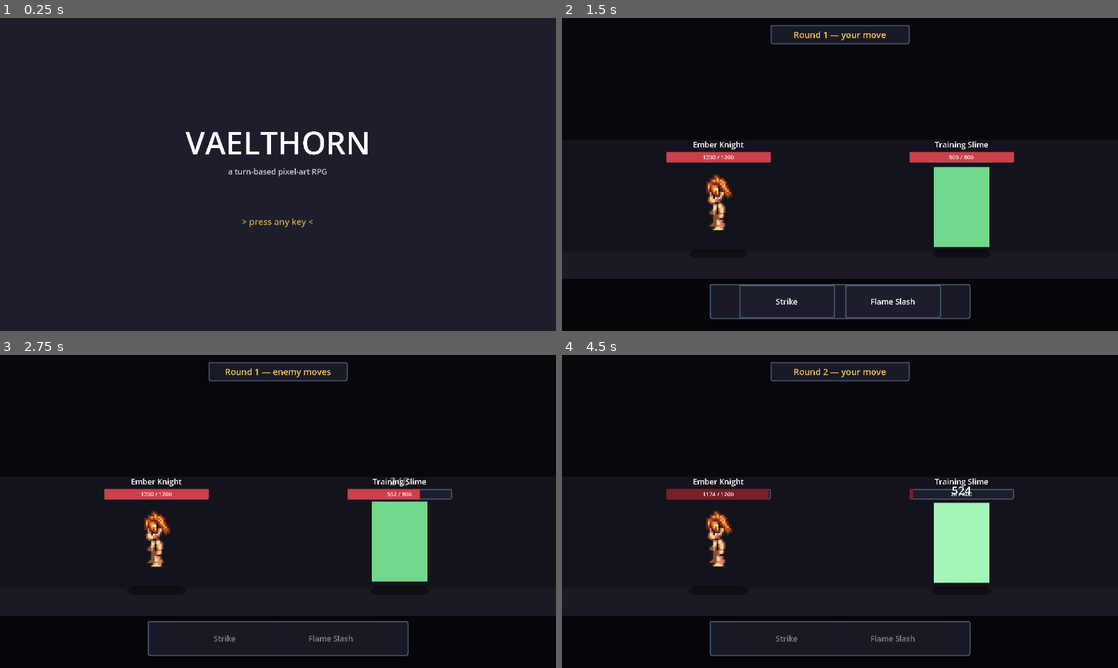
Above: before the commit, frames 1-4 (two rows, left to right).
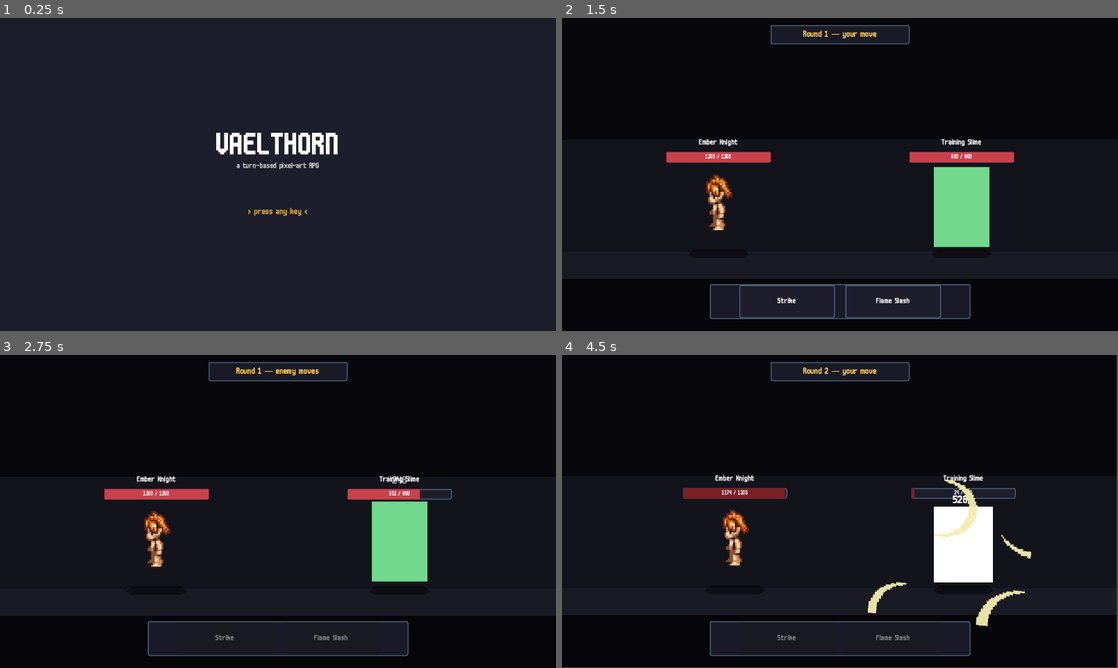
Above: after the commit, the same moments.

Repository: joppe2001/Vaelthorn
Game: Godot game, scene res://scenes/title/title.tscn
Two runs of this game, one before a commit and one after it. Both use one fixed random seed, a clock stepped at 60 frames per second and the inputs below.
Inputs:
- Up to frame 1 (0.25 s): no input
- Up to frame 2 (1.5 s): tap Enter at 0.5 s; click "Enter Battle" at 1.25 s
- Up to frame 3 (2.75 s): click "Strike" at 2 s
- Up to frame 4 (4.5 s): click "Flame Slash" at 4.25 s

The runs differ from the first frame. In frame 1, 1.8% of the frame differs, in the area x 33-67%, y 36-67%; in frame 2, 0.7%; in frame 3, 0.8%; in frame 4, 6.3%, in the area x 0-100%, y 0-100%.

Commit message:
feat: Phase 1.5c — attack juice + m6x11 pixel font
Attack feel without the Phase 2 frame-animation pipeline:
- Hero lunges forward 42px toward the enemy on attack (120ms out + 160ms back).
- White slash arc spawns at impact (from Mana Seed sword & shield effect
  sprites — single AtlasTexture region for now, tweens scale + rotate + fade).
- Camera2D added to battle scene. Crits shake 9px / 180ms; normal hits a
  gentle 3px / 100ms.
- Slash flipped horizontally when enemy hits player so the arc reads correctly.
- Damage / popup / shake fire at the lunge peak, not at button press, so
  the visual cause-and-effect lands properly.

UI:
- m6x11 pixel font by Daniel Linssen imported to assets/fonts/.
- assets/ui/theme.tres applies it project-wide as the default font.
  All Labels and Buttons in Hub / Battle / Title now render in m6x11.

Files added:
- assets/fonts/m6x11.ttf
- assets/ui/theme.tres
- assets/sprites/manaseed/effects/slash_effects.png
- scenes/battle/slash_effect.{gd,tscn}

Notes for Phase 2:
- The lunge is a stand-in for real frame-by-frame attack animations.
  When the Mana Seed composite pipeline lands, the lunge stays but plays
  on top of the actual sprite frames swapping (idle -> attack 4-frame
  cycle -> idle).
- The slash VFX stays — it's layered impact feedback that works
  regardless of how the swing itself is animated.

Diff:
--- /dev/null
+++ b/assets/ui/theme.tres
@@ -0,0 +1,7 @@
+[gd_resource type="Theme" load_steps=2 format=3]
+
+[ext_resource type="FontFile" path="res://assets/fonts/m6x11.ttf" id="1_font"]
+
+[resource]
+default_font = ExtResource("1_font")
+default_font_size = 16
--- a/project.godot
+++ b/project.godot
@@ -37,6 +37,7 @@
 
 [gui]
 
+theme/custom="res://assets/ui/theme.tres"
 theme/default_font_antialiasing=0
 
 [rendering]
--- a/scenes/battle/battle.gd
+++ b/scenes/battle/battle.gd
@@ -2,13 +2,17 @@
 ## Phase 1 — Battle MVP scene controller.
 ##
 ## 1v1, simple round-based turn order (sort by SPD), direct damage resolution.
+## Phase 1.5c adds: lunge animation on attacks, slash VFX at impact, camera
+## shake on crits.
 ## Phase 2 upgrades:
 ##   - 5v5 party combat
 ##   - ATB turn order (replaces this round-based logic)
 ##   - Effect composition replaces direct Damage.compute() calls
+##   - Real per-frame attack/hurt sprite animations (replaces the lunge)
 ##   - Status effects, cooldowns, ultimate gauge
 
 const POPUP_SCENE := preload("res://scenes/battle/damage_popup.tscn")
+const SLASH_SCENE := preload("res://scenes/battle/slash_effect.tscn")
 
 @onready var _player_unit: Node2D = $PlayerUnit
 @onready var _enemy_unit: Node2D = $EnemyUnit
@@ -18,9 +22,14 @@
 @onready var _end_panel: ColorRect = $UI/EndPanel
 @onready var _result_label: Label = $UI/EndPanel/EndVBox/ResultLabel
 @onready var _popup_layer: Node2D = $PopupLayer
+@onready var _camera: Camera2D = $Camera
 
 const TEST_HERO_ID := "ember_knight"
 const TEST_ENEMY_ID := "training_slime"
+
+const LUNGE_DISTANCE := 42.0
+const LUNGE_OUT := 0.12
+const LUNGE_BACK := 0.16
 
 var _rng: SeededRNG
 var _player_stats: Dictionary
@@ -122,7 +131,6 @@
 	_turn_label.text = "Round %d — your move" % _round
 	_set_actions_enabled(_player_stats.spd >= _enemy_stats.spd)
 	if _player_stats.spd < _enemy_stats.spd:
-		# Enemy acts first
 		_turn_label.text = "Round %d — enemy moves" % _round
 		await _enemy_turn()
 
@@ -153,6 +161,13 @@
 
 	var element := skill.element if skill.element >= 0 else int(_player_stats.element)
 	var hit := Damage.is_hit(_player_stats, _enemy_stats, _rng)
+
+	# Lunge forward toward the enemy
+	_lunge(_player_unit, _enemy_unit.global_position)
+
+	# Damage / VFX lands at lunge peak
+	await get_tree().create_timer(LUNGE_OUT).timeout
+
 	if not hit:
 		_spawn_text_popup(_enemy_unit.global_position + Vector2(0, -180), "MISS", Color(0.7, 0.7, 0.7))
 		print("[Battle] %s -> %s MISSED" % [_player_hero.display_name, _enemy.display_name])
@@ -161,19 +176,24 @@
 		_enemy_hp = max(0, _enemy_hp - int(result.damage))
 		_enemy_unit.set_hp(_enemy_hp, int(_enemy_stats.hp))
 		_spawn_popup(_enemy_unit.global_position + Vector2(0, -180), result.damage, result.is_crit, result.is_lucky)
+		_spawn_slash(_enemy_unit.global_position + Vector2(-20, -110), false)
+		if result.is_crit:
+			_shake_camera(9.0, 0.18)
+		else:
+			_shake_camera(3.0, 0.10)
 		EventBus.damage_dealt.emit(_player_hero.id, _enemy.id, result.damage, result.is_crit)
 		print("[Battle] %s -> %s : %d dmg (crit=%s lucky=%s elem=%.1fx)" % [
 			_player_hero.display_name, _enemy.display_name,
 			result.damage, result.is_crit, result.is_lucky, result.elemental,
 		])
 
-	await get_tree().create_timer(0.55).timeout
+	# Wait for lunge to finish + post-impact pause
+	await get_tree().create_timer(LUNGE_BACK + 0.30).timeout
 
 	if _enemy_hp <= 0:
 		_end_battle(true)
 		return
 
-	# Enemy responds
 	await _enemy_turn()
 	if _battle_over:
 		return
@@ -185,6 +205,10 @@
 	await get_tree().create_timer(0.35).timeout
 
 	var hit := Damage.is_hit(_enemy_stats, _player_stats, _rng)
+
+	_lunge(_enemy_unit, _player_unit.global_position)
+	await get_tree().create_timer(LUNGE_OUT).timeout
+
 	if not hit:
 		_spawn_text_popup(_player_unit.global_position + Vector2(0, -180), "MISS", Color(0.7, 0.7, 0.7))
 		print("[Battle] %s -> %s MISSED" % [_enemy.display_name, _player_hero.display_name])
@@ -193,13 +217,46 @@
 		_player_hp = max(0, _player_hp - int(result.damage))
 		_player_unit.set_hp(_player_hp, int(_player_stats.hp))
 		_spawn_popup(_player_unit.global_position + Vector2(0, -180), result.damage, result.is_crit, result.is_lucky)
+		_spawn_slash(_player_unit.global_position + Vector2(20, -110), true)
+		if result.is_crit:
+			_shake_camera(9.0, 0.18)
+		else:
+			_shake_camera(3.0, 0.10)
 		EventBus.damage_dealt.emit(_enemy.id, _player_hero.id, result.damage, result.is_crit)
 		print("[Battle] %s -> %s : %d dmg" % [_enemy.display_name, _player_hero.display_name, result.damage])
 
-	await get_tree().create_timer(0.55).timeout
+	await get_tree().create_timer(LUNGE_BACK + 0.30).timeout
 
 	if _player_hp <= 0:
 		_end_battle(false)
+
+
+# ─── VFX helpers ─────────────────────────────────────────────────────
+
+func _lunge(unit: Node2D, toward: Vector2) -> void:
+	var origin := unit.position
+	var dir := (toward - unit.global_position).normalized()
+	var target := origin + dir * LUNGE_DISTANCE
+	var tween := create_tween()
+	tween.tween_property(unit, "position", target, LUNGE_OUT).set_trans(Tween.TRANS_QUART).set_ease(Tween.EASE_OUT)
+	tween.tween_property(unit, "position", origin, LUNGE_BACK).set_trans(Tween.TRANS_QUART).set_ease(Tween.EASE_IN)
+
+
+func _spawn_slash(at: Vector2, flipped: bool) -> void:
+	var effect := SLASH_SCENE.instantiate()
+	_popup_layer.add_child(effect)
+	effect.global_position = at
+	effect.set_flipped(flipped)
+
+
+func _shake_camera(amount: float, duration: float) -> void:
+	var steps := 6
+	var step_dur := duration / steps
+	var tween := create_tween()
+	for i in steps:
+		var jitter := Vector2(_rng.range_float(-amount, amount), _rng.range_float(-amount, amount))
+		tween.tween_property(_camera, "offset", jitter, step_dur)
+	tween.tween_property(_camera, "offset", Vector2.ZERO, step_dur)
 
 
 func _spawn_popup(at: Vector2, amount: int, is_crit: bool, is_lucky: bool) -> void:
--- a/scenes/battle/battle.tscn
+++ b/scenes/battle/battle.tscn
@@ -72,6 +72,9 @@
 offset_right = 1280.0
 offset_bottom = 720.0
 color = Color(0.02, 0.02, 0.04, 1)
+
+[node name="Camera" type="Camera2D" parent="."]
+position = Vector2(640, 360)
 
 [node name="PlayerUnit" parent="." instance=ExtResource("2")]
 position = Vector2(360, 540)
--- /dev/null
+++ b/scenes/battle/slash_effect.gd
@@ -0,0 +1,24 @@
+extends Node2D
+## A single slash arc VFX. Spawned when a melee hit lands.
+##
+## Phase 1.5c stand-in for real attack-frame animations. Plays one slash
+## arc texture, scales up + fades out + rotates slightly, then frees itself.
+## When Phase 2 ships frame-by-frame attack animations, this stays as
+## layered VFX on top — the slash arc IS the impact, not the swing.
+
+@onready var _sprite: Sprite2D = $Sprite
+
+const DURATION := 0.32
+
+
+func _ready() -> void:
+	var tween := create_tween().set_parallel(true)
+	tween.tween_property(_sprite, "scale", _sprite.scale * 1.4, DURATION * 0.6).set_trans(Tween.TRANS_CUBIC).set_ease(Tween.EASE_OUT)
+	tween.tween_property(_sprite, "rotation", _sprite.rotation + deg_to_rad(25), DURATION * 0.8)
+	tween.tween_property(_sprite, "modulate:a", 0.0, DURATION).set_delay(DURATION * 0.4)
+	tween.chain().tween_callback(queue_free)
+
+
+## Flip the slash horizontally for left-facing impacts (e.g. enemy hits player).
+func set_flipped(flipped: bool) -> void:
+	_sprite.flip_h = flipped
--- /dev/null
+++ b/scenes/battle/slash_effect.tscn
@@ -0,0 +1,16 @@
+[gd_scene load_steps=4 format=3]
+
+[ext_resource type="Script" path="res://scenes/battle/slash_effect.gd" id="1"]
+[ext_resource type="Texture2D" path="res://assets/sprites/manaseed/effects/slash_effects.png" id="2_tex"]
+
+[sub_resource type="AtlasTexture" id="AtlasTexture_slash"]
+atlas = ExtResource("2_tex")
+region = Rect2(192, 128, 96, 96)
+
+[node name="SlashEffect" type="Node2D"]
+script = ExtResource("1")
+
+[node name="Sprite" type="Sprite2D" parent="."]
+texture = SubResource("AtlasTexture_slash")
+scale = Vector2(3, 3)
+modulate = Color(1, 0.95, 0.7, 0.95)
Binary file added: assets/fonts/m6x11.ttf
Binary file added: assets/sprites/manaseed/effects/slash_effects.png
Not shown, added: assets/sprites/manaseed/ember_knight/idle_sheet.png.import
